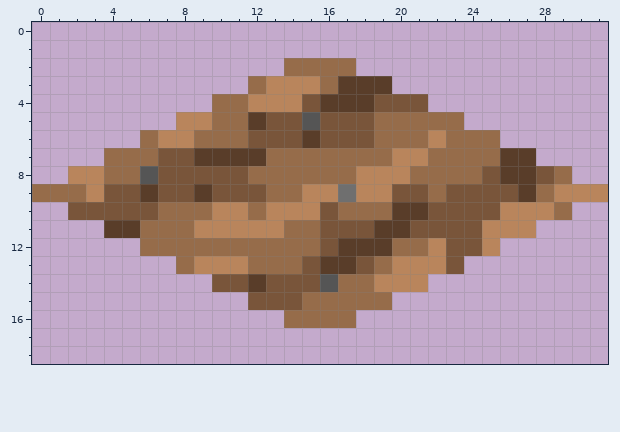
A pixel-art sprite gets an edit: p/70[0,0]y.png. The first picture shows the starting point.
The file is 32x32 pixels. Shown: x 0..31, y 0..18.
The result:
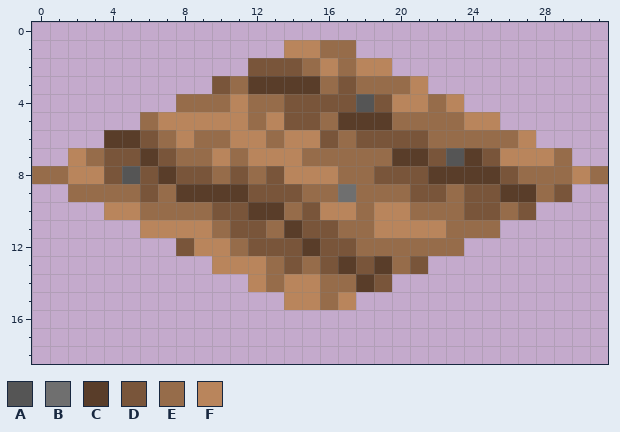
Palette (. is transparent): A #555555  B #6f6f6f  C #593d29  D #79553a  E #966c4a  F #b9855c
The edit:
@@ x 0..31 @@
  0 ................................
- 1 ................................
- 2 ..............EEEE..............
- 3 ............EFFFECCC............
- 4 ..........EEFFFDCCCDDD..........
- 5 ........FFEECDDADDDEEEEE........
- 6 ......EFFEEEDDDCDDDEEEFEEE......
- 7 ....EEEDDCCCCEEEEEEEFFEEEECC....
- 8 ..FFEEADDDDDEEEEEEFFFEEEEDCCDE..
- 9 EEEFDDCDDCDDDEEFFBFFDDEDDDDCEFFF
-10 ..DDDDDEEEFFEFFFDEEECCDDDDFFFE..
-11 ....CCEEEFFFFFEEDDDCCDDDDFFF....
-12 ......EEEEEEEEEEDCCCEEFDDF......
-13 ........EFFFEEEDCCDEFFFD........
-14 ..........DDCDDDAEEFFF..........
-15 ............DDDEEEEE............
-16 ..............EEEE..............
+ 1 ..............FFEE..............
+ 2 ............DDDEFEFF............
+ 3 ..........DECCCCEDEEEF..........
+ 4 ........EEEFEEDDDDADFFEF........
+ 5 ......EFFFFFEFDDECCCEEEEFF......
+ 6 ....CCDEFEEFFEFFDEDDDDEEEEEF....
+ 7 ..FEDDCDEEFEFFFEEEEECCDACDFFFE..
+ 8 EEFFDADCDDEDEDFFFEEDDDCCCCDEEEFE
+ 9 ..EEEEDECCCCDDDEEBEEEDDEDDCCED..
+10 ....FFEEEEDDCCEDFFEFFEEEDDED....
+11 ......FFFFEDDECDDEEFFFFEEE......
+12 ........DFFEDDDCDDEEEEEE........
+13 ..........FFFEDEDCDCED..........
+14 ............FEFFEECD............
+15 ..............FFEF..............
+16 ................................
 17 ................................
